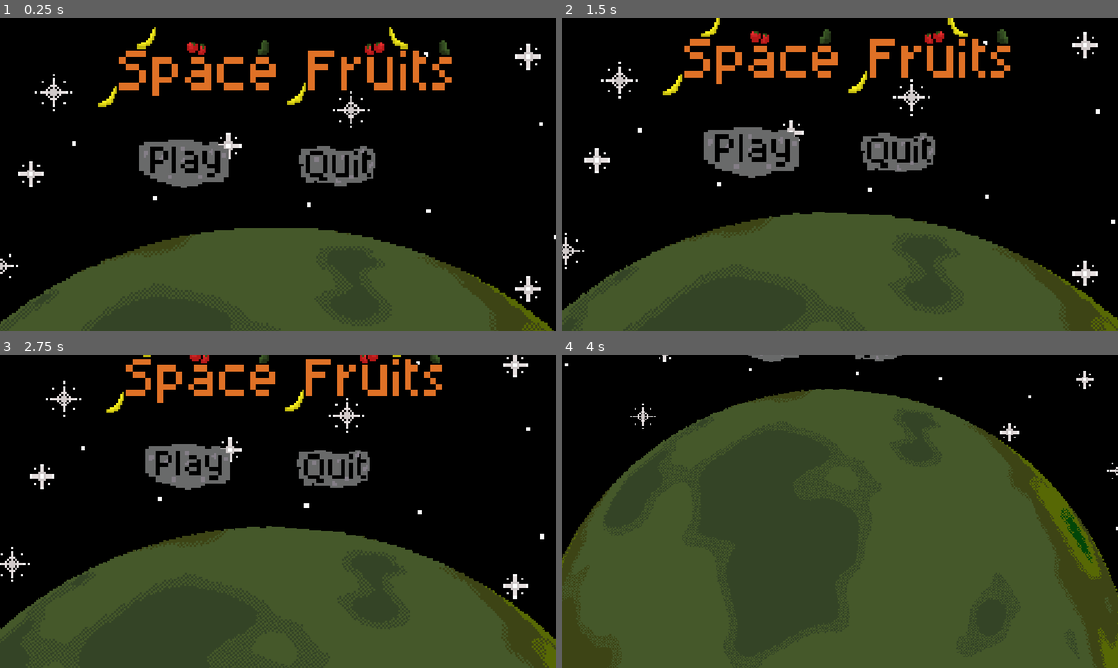
Above: before the commit, frames 1-4 (two rows, left to right).
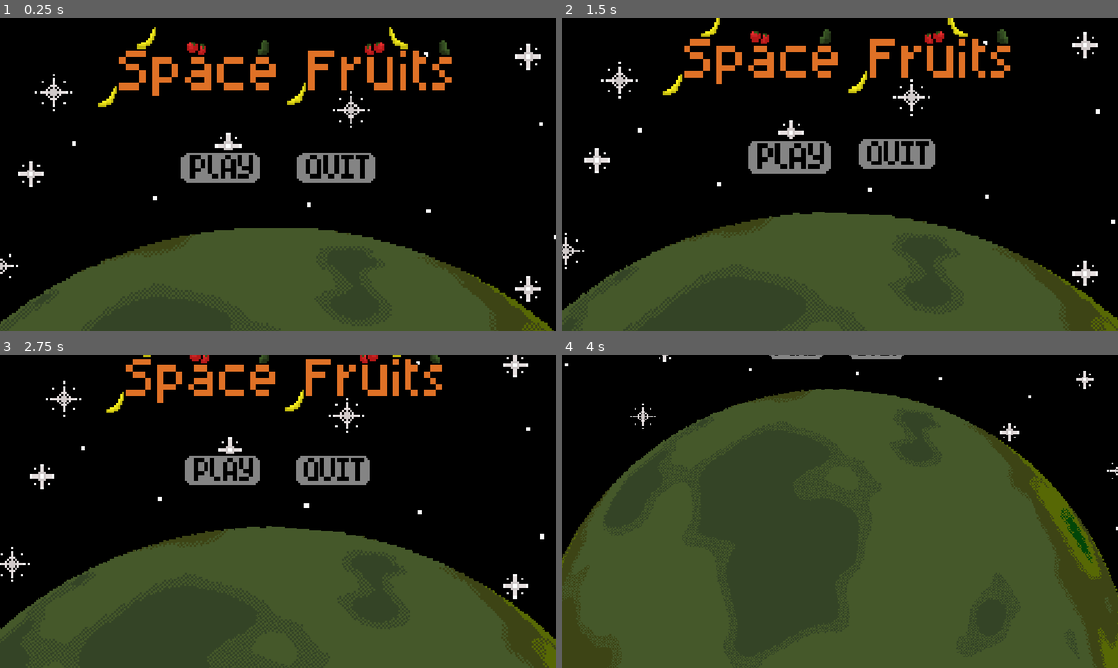
Above: after the commit, the same moments.

Repository: sDANTOSO/whs-overlockers-kiwihacks
Game: Godot game, scene res://Scenes/start.tscn
Two runs of this game, one before a commit and one after it. Both use one fixed random seed, a clock stepped at 60 frames per second and the inputs below.
Inputs (mouse positions are in pixels of both pictures, inside the frame that each line leads up to; where the layout moved, square brackets give the same spot in the first picture):
- Up to frame 1 (0.25 s): no input
- Up to frame 2 (1.5 s): click (784, 177) [745, 183] at 0.5 s; click (789, 171) [751, 177] at 1.25 s
- Up to frame 3 (2.75 s): tap Enter (ui_accept) at 2 s; move the mouse to (400, 495) at 2.02 s; hold D (right) from 2.03 s (still down); hold C (checkpoint) from 2.03 s (still down); tap W (jump) at 2.27 s
- Up to frame 4 (4 s): move the mouse to (728, 527) at 2.77 s; release D (right) at 2.78 s; release C (checkpoint) at 2.78 s; hold A (left) 2.78-3.53 s; tap C (checkpoint) at 2.85 s; tap W (jump) at 3.02 s; move the mouse to (895, 442) at 3.52 s; hold D (right) from 3.53 s (still down); hold C (checkpoint) from 3.53 s (still down)

The runs differ from the first frame. In frame 1, 3.3% of the frame differs, in the area x 25-68%, y 38-55%; in frame 2, 3.6%, in the area x 25-68%, y 34-52%; in frame 3, 3.1%; in frame 4, 0.3%.

Commit message:
updated buttons
- Moved Buttons
- Updated Buttons

Diff:
--- a/fruity-space/Scenes/start.tscn
+++ b/fruity-space/Scenes/start.tscn
@@ -4,14 +4,14 @@
 [ext_resource type="Texture2D" uid="uid://ccyxcs84emg33" path="res://Assets/Background.png" id="2_7pwkw"]
 [ext_resource type="Texture2D" uid="uid://bwjqw5chgbkoe" path="res://Assets/bg.png" id="2_jwunu"]
 [ext_resource type="Texture2D" uid="uid://b31u8exs2a66" path="res://Assets/logov1.png" id="2_r48yj"]
-[ext_resource type="Texture2D" uid="uid://o1jmts7q4niu" path="res://Assets/playButton.png" id="3_lb6bl"]
 [ext_resource type="BitMap" uid="uid://j0geool73wjm" path="res://Assets/playclickmaskv1.png" id="4_o3wvq"]
-[ext_resource type="Texture2D" uid="uid://0y1kvkvrkatw" path="res://Assets/quitButton.png" id="4_rk01k"]
 [ext_resource type="Texture2D" uid="uid://cngdlqx3vutgf" path="res://Assets/logov2.png" id="5_1tr1b"]
 [ext_resource type="Script" uid="uid://begwxr6t21ugf" path="res://Scripts/play_button.gd" id="5_pg4io"]
 [ext_resource type="BitMap" uid="uid://cgjwfgsuh67ia" path="res://Assets/quitClickmaskv1.png" id="6_pg4io"]
+[ext_resource type="Texture2D" uid="uid://i7bhijuck5rs" path="res://Assets/play_button.png" id="7_ss8vn"]
 [ext_resource type="Script" uid="uid://bqntgnljicl8j" path="res://Scripts/quit_button.gd" id="8_iceld"]
 [ext_resource type="Texture2D" uid="uid://cattslbbgtw1x" path="res://Assets/planet-v2.png" id="10_5bn4p"]
+[ext_resource type="Texture2D" uid="uid://ejgsn1ne3nsg" path="res://Assets/quit_button.png" id="10_w5kog"]
 [ext_resource type="BitMap" uid="uid://bhl1s71cqkn3g" path="res://Assets/Settingsclickmask.png" id="11_knwj7"]
 [ext_resource type="Texture2D" uid="uid://dvde75bspcexp" path="res://Assets/Settings.png" id="11_qmsyr"]
 [ext_resource type="Texture2D" uid="uid://d3yjjkum08gq5" path="res://Assets/night_sky.png" id="15_ss8vn"]
@@ -229,23 +229,23 @@
 
 [node name="PlayButton" type="TextureButton" parent="." unique_id=328454691]
 layout_mode = 0
-offset_left = 288.0
-offset_top = 263.0
-offset_right = 329.0
-offset_bottom = 303.0
-scale = Vector2(4.5, 4.5)
-texture_normal = ExtResource("3_lb6bl")
+offset_left = 312.0
+offset_top = 248.0
+offset_right = 376.0
+offset_bottom = 288.0
+scale = Vector2(4.5, 4.5)
+texture_normal = ExtResource("7_ss8vn")
 texture_click_mask = ExtResource("4_o3wvq")
 script = ExtResource("5_pg4io")
 
 [node name="QuitButton" type="TextureButton" parent="." unique_id=711320048]
 layout_mode = 0
-offset_left = 619.0
-offset_top = 276.0
-offset_right = 660.0
-offset_bottom = 316.0
-scale = Vector2(4.5, 4.5)
-texture_normal = ExtResource("4_rk01k")
+offset_left = 552.0
+offset_top = 248.0
+offset_right = 616.0
+offset_bottom = 288.0
+scale = Vector2(4.5, 4.5)
+texture_normal = ExtResource("10_w5kog")
 texture_click_mask = ExtResource("6_pg4io")
 script = ExtResource("8_iceld")
 
Binary file added: fruity-space/Assets/play_button.png
Not shown, added: fruity-space/Assets/play_button.png.import
Binary file added: fruity-space/Assets/quit_button.png
Not shown, added: fruity-space/Assets/quit_button.png.import
